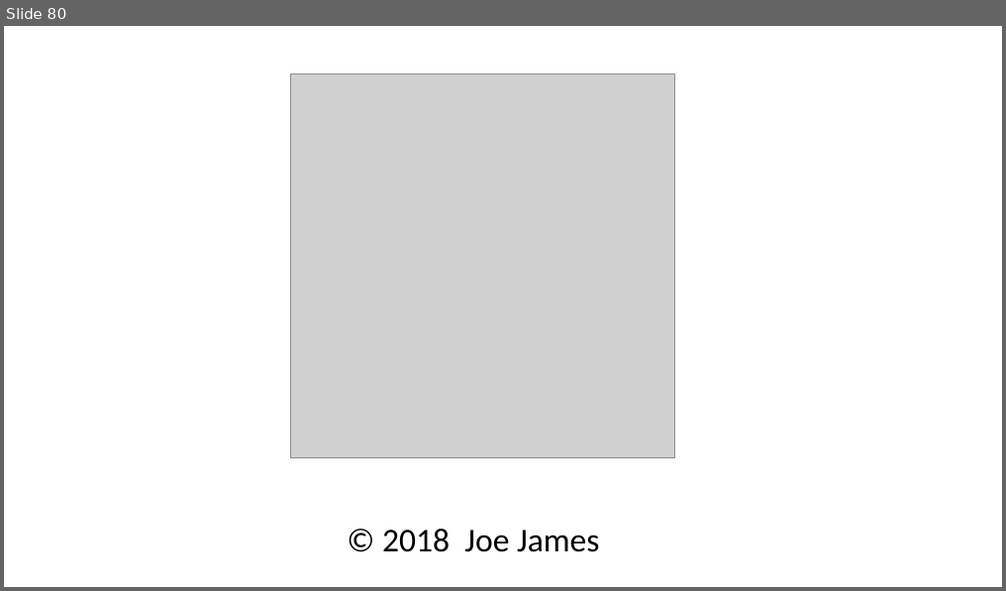
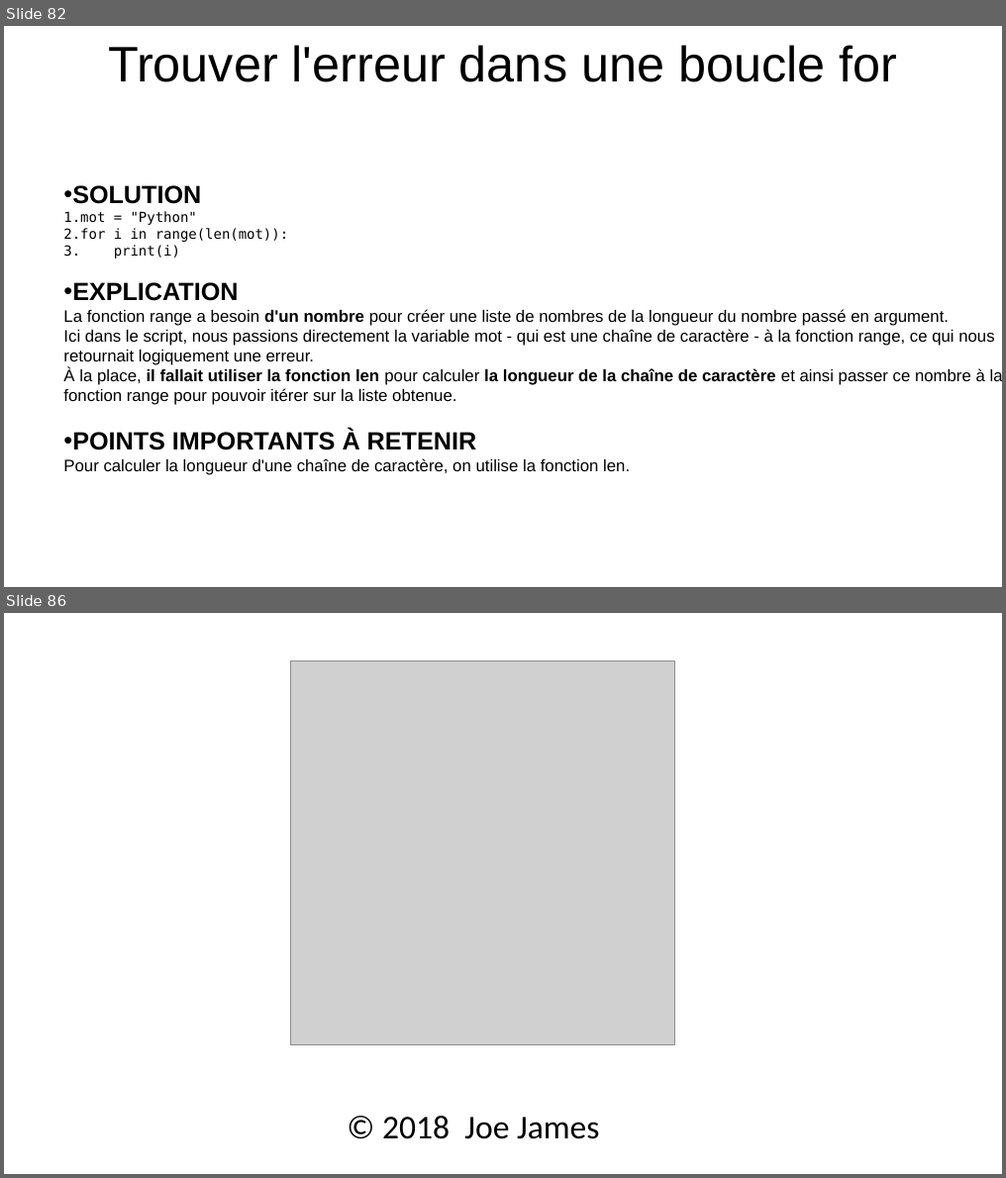
Before and after one commit to julienPalleau/Udemy, a slide deck: PythonParLaPratique 101 exercices/Python in 90 minutes [Enregistrement automatique].pptx. Shown one above the other, each under a label of ours: slide 80 before the commit, slides 82 and 86 after it; the slides between them are not shown. The pictures are 1006x591 and 1006x1178 pixels, drawn with LibreOffice and Linux fonts; fonts in the diff are those of the drawing; grey boxes stand for pictures. Boxes give left, top, right and bottom in pixels: in the first picture for what was removed or moved away, otherwise in the second. Text is boxed around its words. In the diff, an @@ line names an element or a change of style, - is before the commit and + after.

```diff
--- a/PythonParLaPratique 101 exercices/Python in 90 minutes [Enregistrement automatique].pptx
+++ b/PythonParLaPratique 101 exercices/Python in 90 minutes [Enregistrement automatique].pptx
@@ slide 82 added at (4, 26, 1002, 587), background #FFFFFF @@
@@ title added at (108, 45, 898, 82), 36 pt, text #000000 @@
+Trouver l'erreur dans une boucle for
@@ text added at (63, 185, 1002, 475), 12 pt, text #000000 @@
+• SOLUTION
+1. mot = "Python"
+2. for i in range(len(mot)):
+3. print(i)
+• EXPLICATION
+La fonction range a besoin d'un nombre pour créer une liste de nombres de la longueur du nombre passé en argument.
+Ici dans le script, nous passions directement la variable mot - qui est une chaîne de caractère - à la fonction range, ce qui nous
+retournait logiquement une erreur.
+À la place, il fallait utiliser la fonction len pour calculer la longueur de la chaîne de caractère et ainsi passer ce nombre à la
+fonction range pour pouvoir itérer sur la liste obtenue.
+• POINTS IMPORTANTS À RETENIR
+Pour calculer la longueur d'une chaîne de caractère, on utilise la fonction len.
@@ what was slide 80 is now slide 86 @@
```
Also in this commit, not shown: 5 other slides added.
